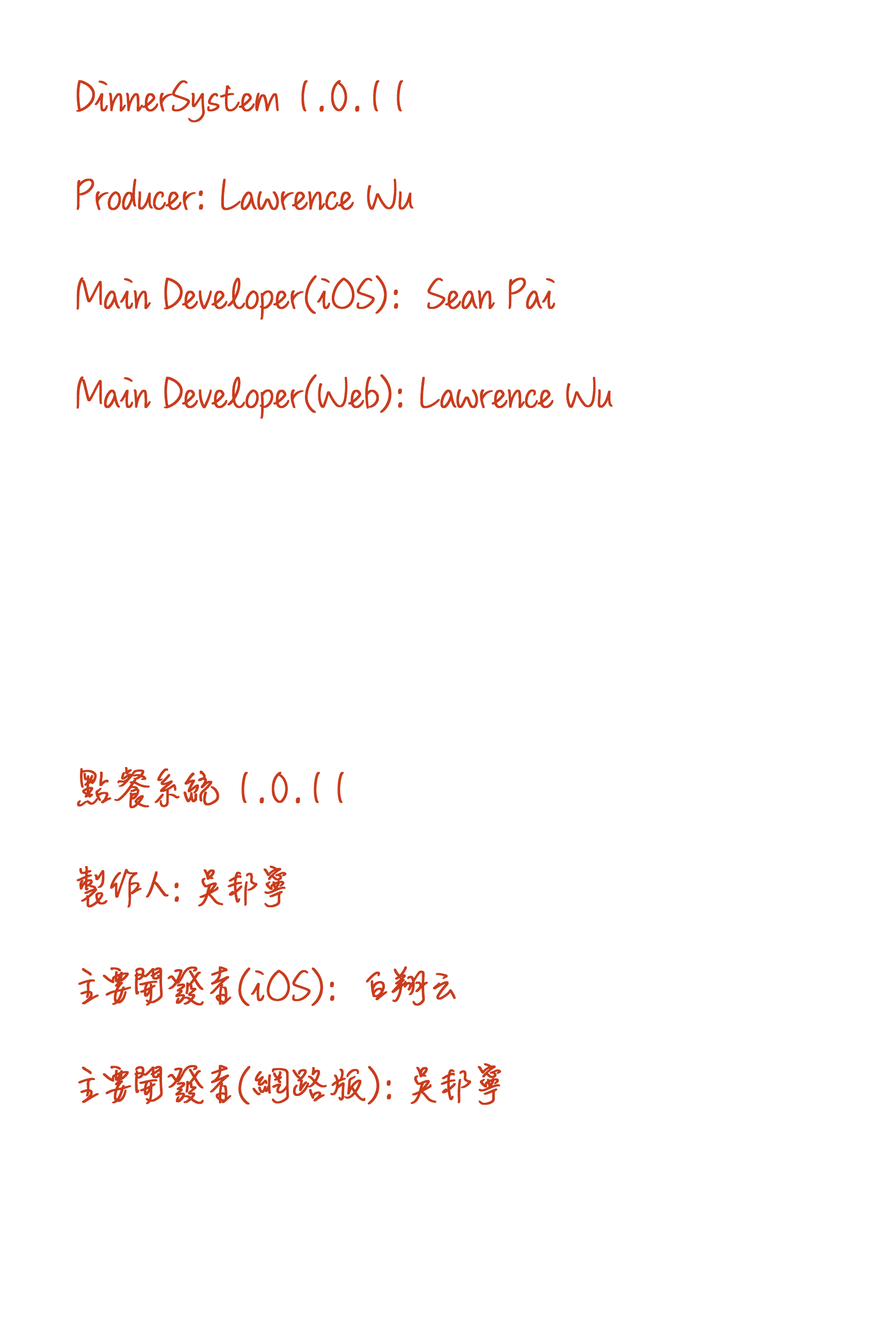
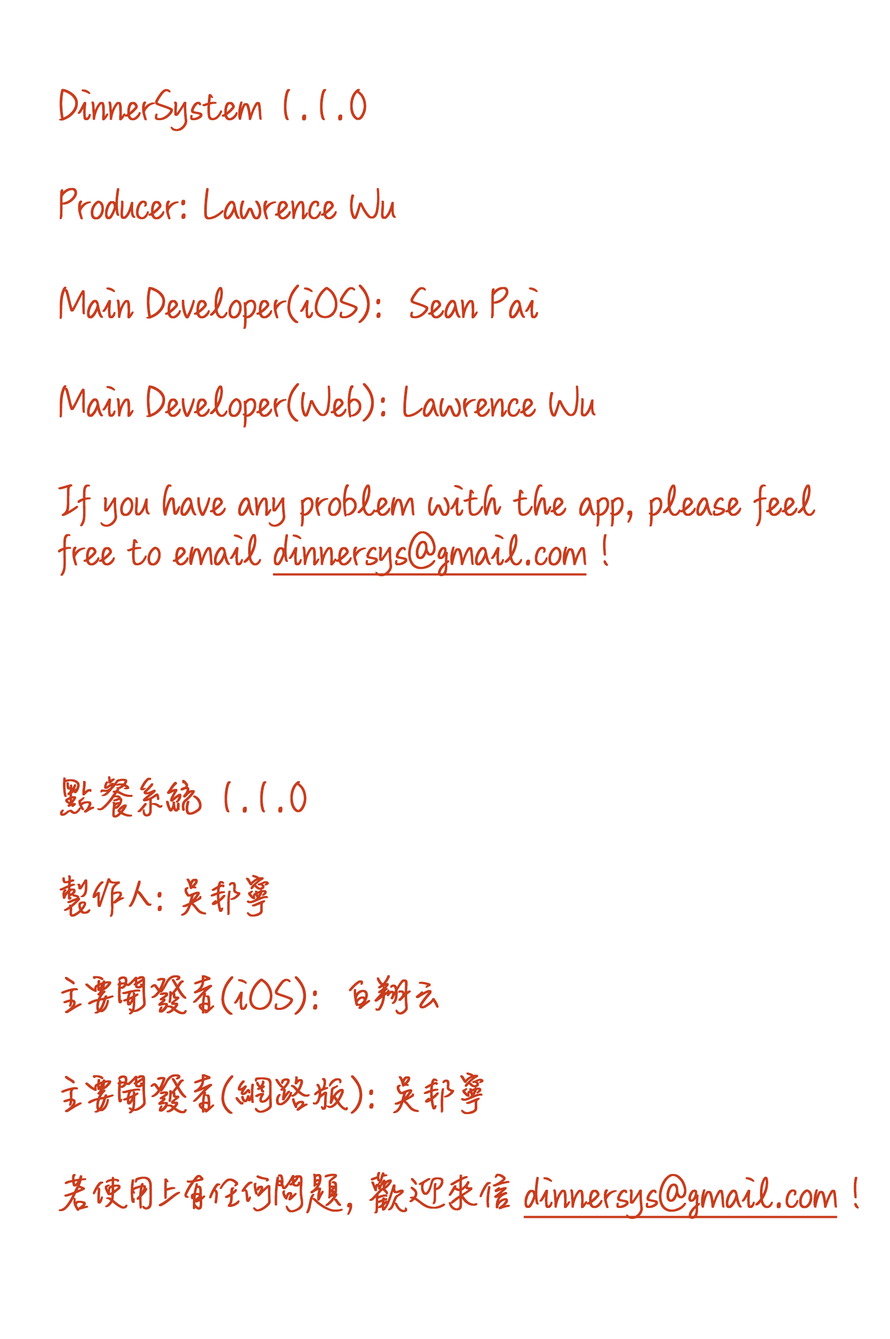
Revision of a layered 890 x 1339 image; what changed, layer by layer:
renamed "DinnerSystem 1.0.11 Producer: Lawrence Wu Main Developer(iOS)" to "DinnerSystem 1.1.0 Producer: Lawrence Wu Main Developer(iOS):", painted on it over [57, 79, 859, 1220]
